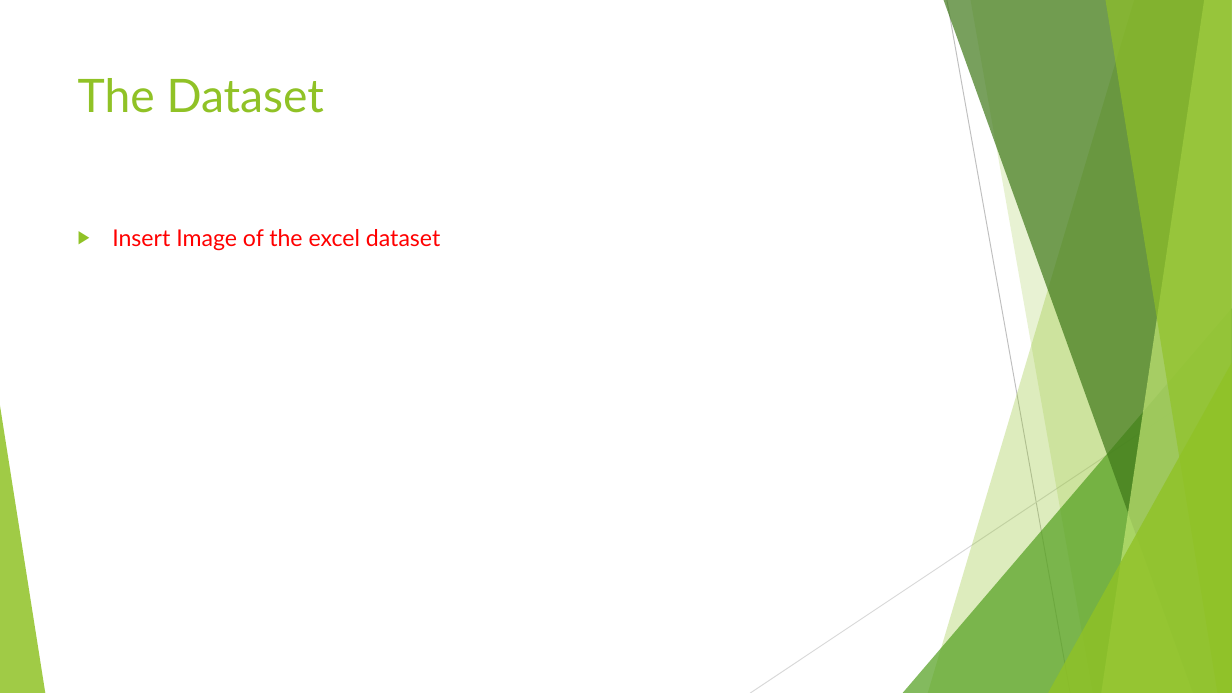
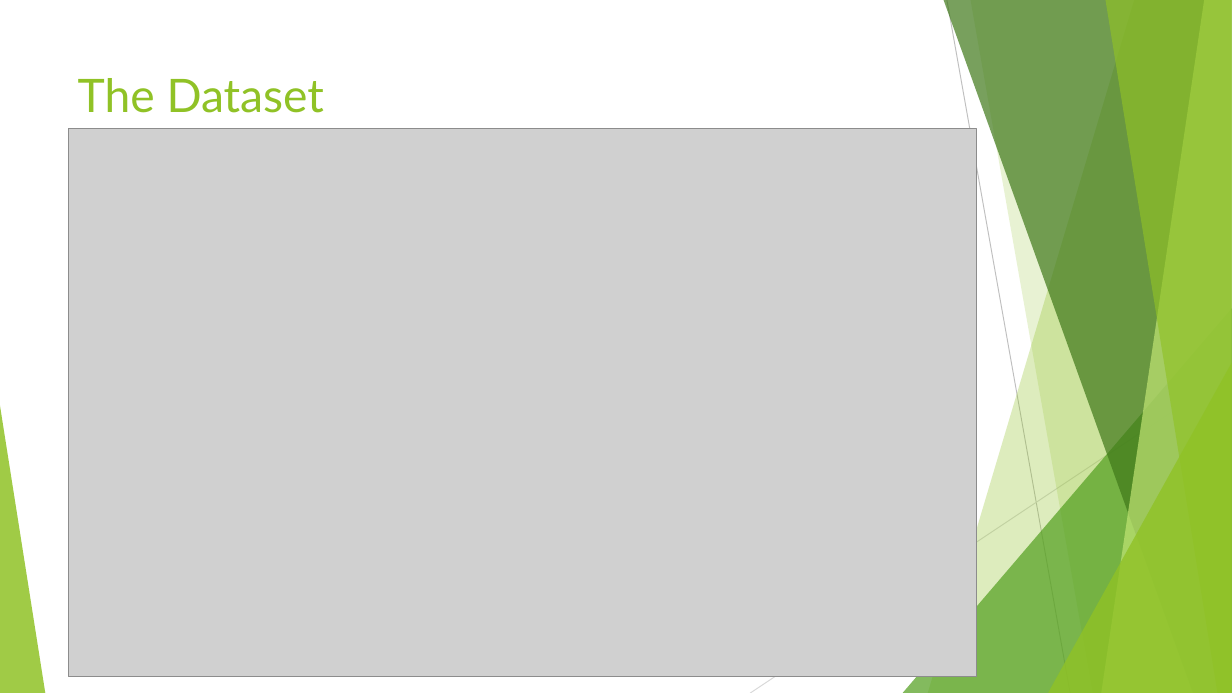
Before and after one commit to drummersoul/Cryptocurrency-Price-Prediction, a slide deck: slide 13 of Power Point Presentations/Presentation Week 3 Group D.pptx (slide 12 before the commit). Drawn at 1232x693 pixels with LibreOffice and Linux fonts; fonts in the diff are those of the drawing; grey boxes stand for pictures. Boxes give left, top, right and bottom in pixels: in the first picture for what was removed or moved away, otherwise in the second. Text is boxed around its words. In the diff, an @@ line names an element or a change of style, - is before the commit and + after.

```diff
--- a/Power Point Presentations/Presentation Week 3 Group D.pptx
+++ b/Power Point Presentations/Presentation Week 3 Group D.pptx
@@ picture added at <box>68,128,976,677</box> @@
@@ text removed at <box>112,229,440,251</box> @@
-▶ Insert Image of the excel dataset
```
Also in this commit, not shown: 8 other slides changed, 1 slide added, 1 other file.
